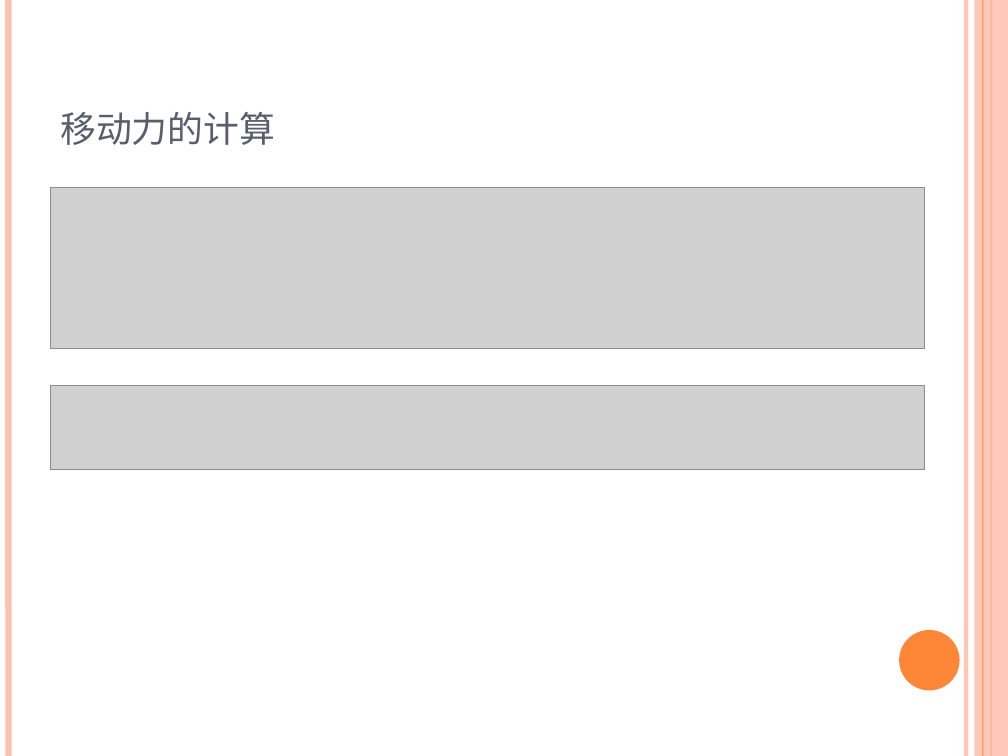
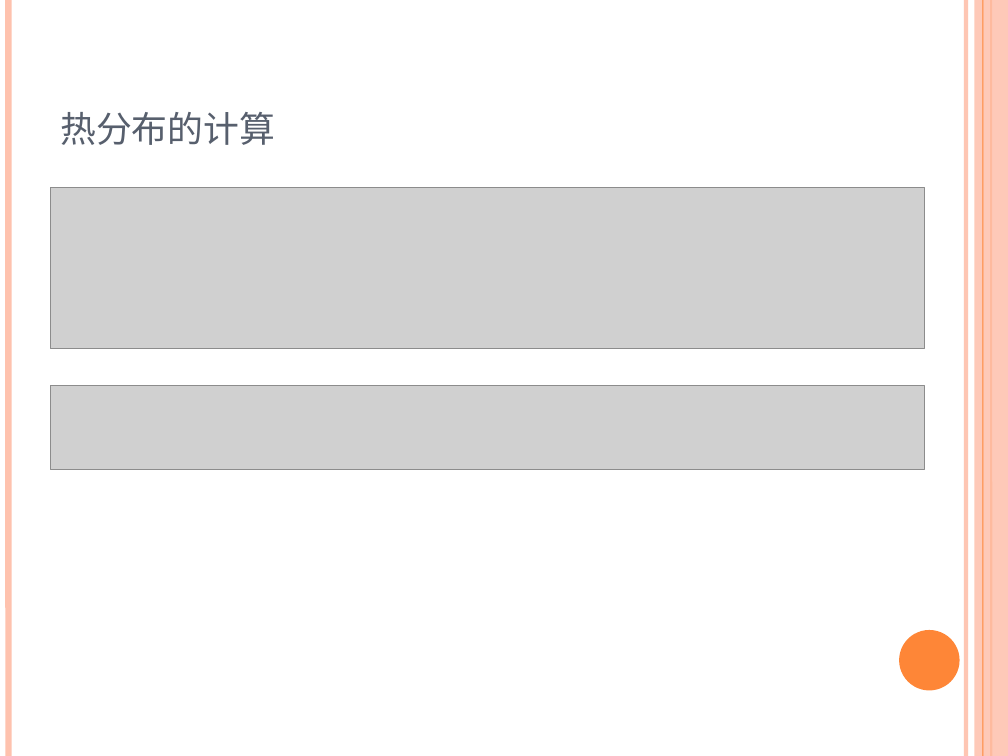
Before and after one commit to marcusgao94/TPL, a slide deck: slide 11 of doc/TPL.pptx (slide 10 before the commit). Drawn at 1008x756 pixels with LibreOffice and Linux fonts; fonts in the diff are those of the drawing; grey boxes stand for pictures. Boxes give left, top, right and bottom in pixels: in the first picture for what was removed or moved away, otherwise in the second. Text is boxed around its words. In the diff, an @@ line names an element or a change of style, - is before the commit and + after.

```diff
--- a/doc/TPL.pptx
+++ b/doc/TPL.pptx
@@ title at (60, 112, 275, 145): text changed @@
-移动力的计算
+热分布的计算
```
Also in this commit, not shown: 9 other slides changed, 4 slides added, 1 slide removed, 5 other files.
